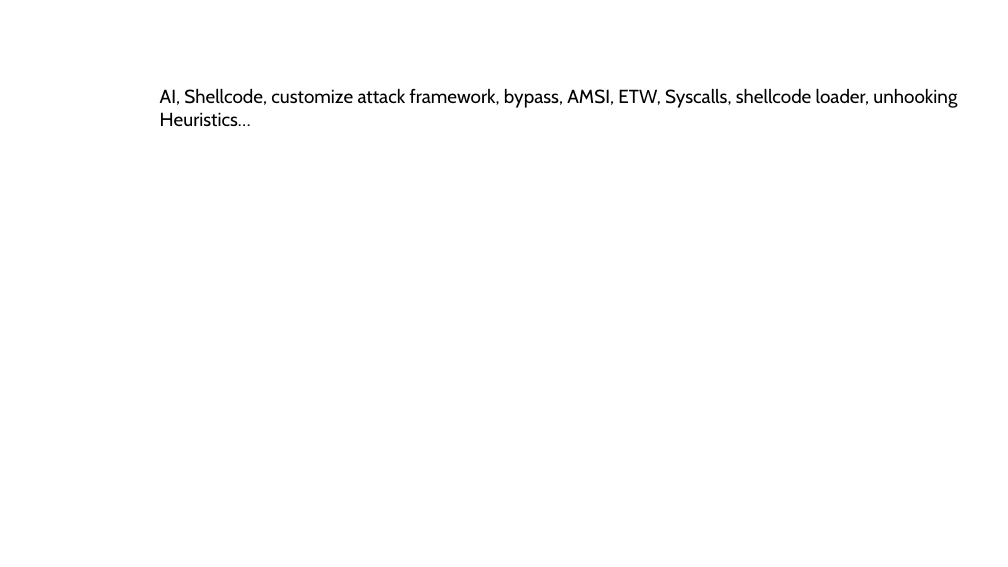
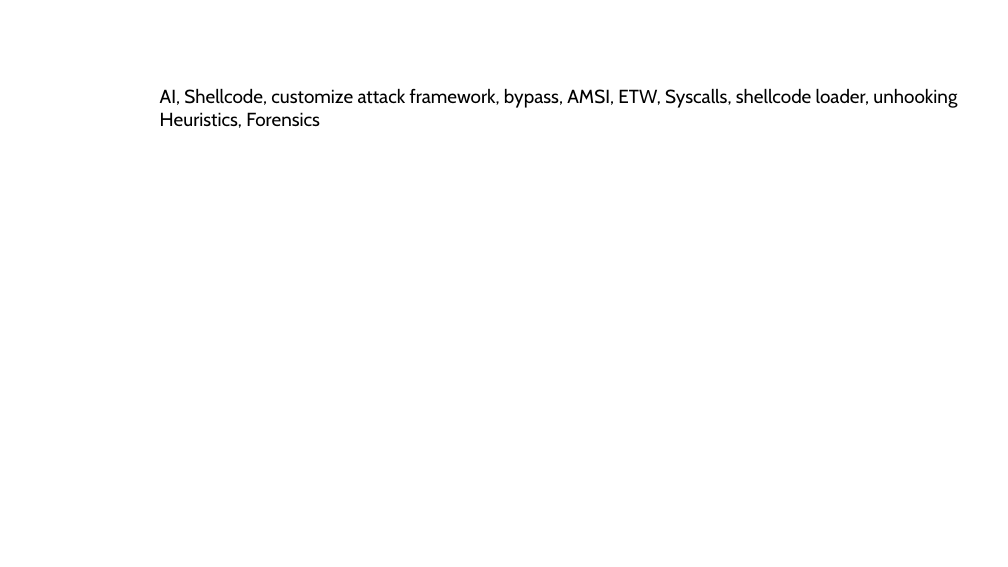
Before and after one commit to crimsoncore/thev, a slide deck: slide 1 of TH 2025.pptx. Drawn at 1008x567 pixels with LibreOffice and Linux fonts; fonts in the diff are those of the drawing. Boxes give left, top, right and bottom in pixels: in the first picture for what was removed or moved away, otherwise in the second. Text is boxed around its words. In the diff, an @@ line names an element or a change of style, - is before the commit and + after.

```diff
--- a/TH 2025.pptx
+++ b/TH 2025.pptx
@@ text at (160, 112, 320, 128): text changed @@
-Heuristics…
+Heuristics, Forensics
```
Also in this commit, not shown: 1 other slide changed, 13 other files.
